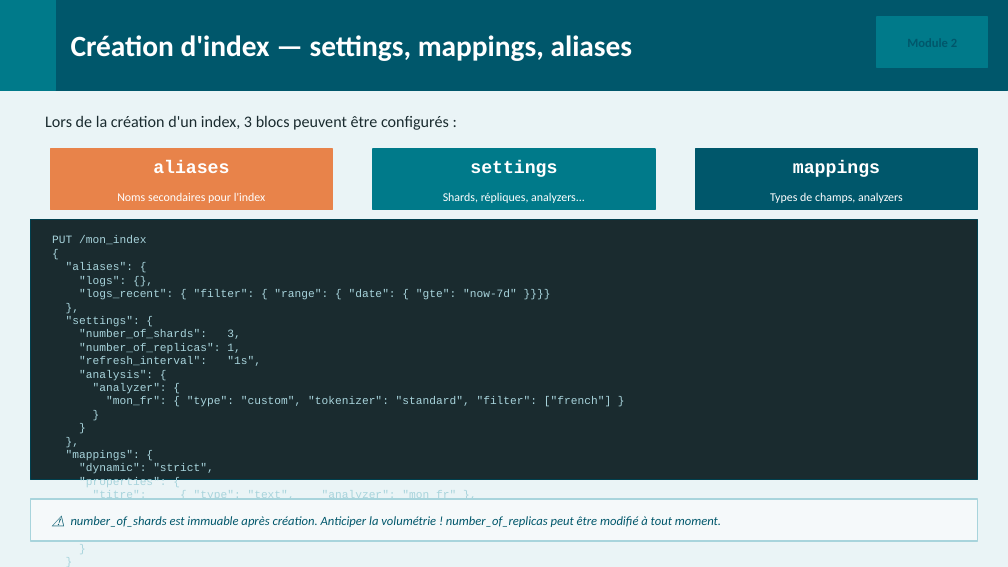
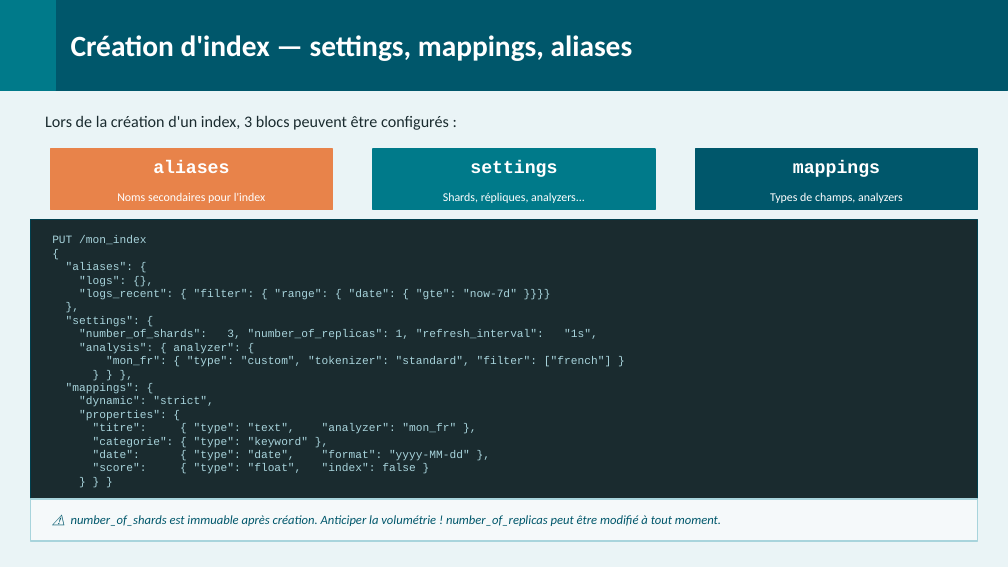
Before and after one commit to dthibau/opensearch, a slide deck: slide 52 of opensearch.pptx (slide 49 before the commit). Drawn at 1008x567 pixels with LibreOffice and Linux fonts; fonts in the diff are those of the drawing. Boxes give left, top, right and bottom in pixels: in the first picture for what was removed or moved away, otherwise in the second. Text is boxed around its words. In the diff, an @@ line names an element or a change of style, - is before the commit and + after.

```diff
--- a/opensearch.pptx
+++ b/opensearch.pptx
@@ rectangle removed at bbox=[877, 17, 988, 68] @@
@@ rectangle: place and size @@
-rectangle at bbox=[30, 220, 978, 480]
+rectangle at bbox=[30, 220, 978, 499]
@@ text at bbox=[52, 236, 611, 474]: text changed @@
-}
-}
-},
+} } },
@@ text at bbox=[52, 236, 611, 474]: text changed @@
-}
-}
-}
+} } }
@@ text at bbox=[79, 329, 598, 354]: text changed @@
-"number_of_shards": 3,
-"number_of_replicas": 1,
-"refresh_interval": "1s",
-"analysis": {
-"analyzer": {
+"number_of_shards": 3, "number_of_replicas": 1, "refresh_interval": "1s",
+"analysis": { analyzer": {
```
Also in this commit, not shown: 54 other slides changed, 130 slides added, 8 slides removed, 50 other files.
